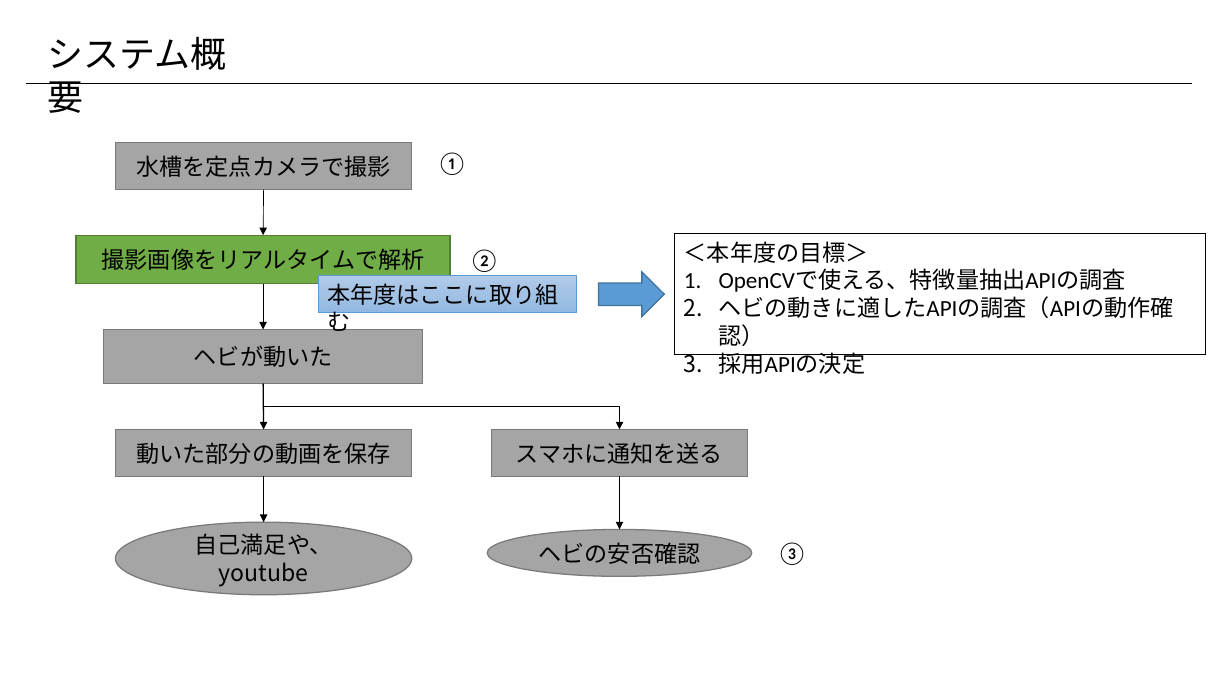
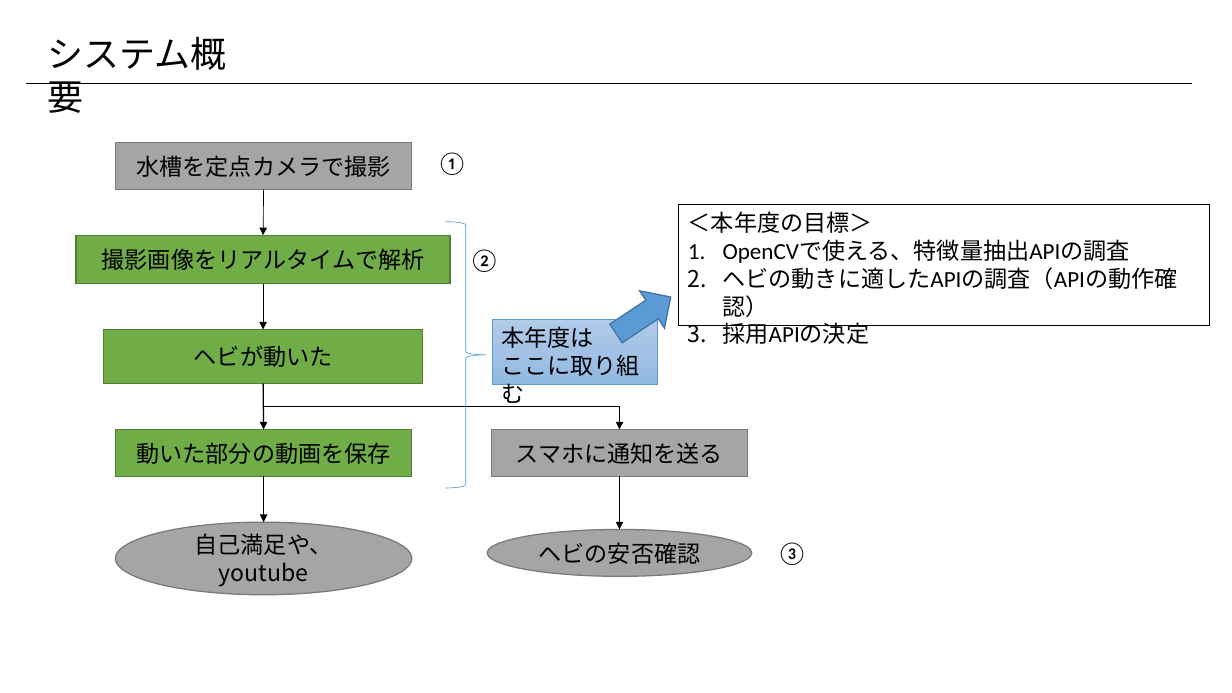
Before and after one commit to akagi132/basilisk, a slide deck: slide 2 of goal.pptx. Drawn at 1232x693 pixels with LibreOffice and Linux fonts; fonts in the diff are those of the drawing. Boxes give left, top, right and bottom in pixels: in the first picture for what was removed or moved away, otherwise in the second. Text is boxed around its words. In the diff, an @@ line names an element or a change of style, - is before the commit and + after.

Commit message:
change pptx

```diff
--- a/goal.pptx
+++ b/goal.pptx
@@ rectangle "＜本年度の目標＞": place and size @@
-rectangle "＜本年度の目標＞" at bbox=[675, 234, 1206, 355]
+rectangle "＜本年度の目標＞" at bbox=[679, 204, 1211, 325]
@@ right brace added at bbox=[445, 222, 486, 488], outline #5B9BD5 0.5 pt @@
@@ right arrow at bbox=[604, 279, 684, 353]: rotation 0 to 326 degrees @@
@@ rectangle "本年度は": place and size @@
-rectangle "本年度は" at bbox=[318, 275, 576, 312]
+rectangle "本年度は" at bbox=[493, 319, 657, 384]
@@ text in rectangle at bbox=[501, 326, 640, 376]: text changed @@
-本年度はここに取り組む
+本年度は
+ここに取り組む
@@ rectangle "ヘビが動いた" at bbox=[104, 330, 422, 384]: fill #A5A5A5 to #70AD47; outline #7A7A7A 1 pt to #538035 1 pt @@
@@ rectangle "動いた部分の動画を保存" at bbox=[116, 430, 412, 477]: fill #A5A5A5 to #70AD47; outline #7A7A7A 1 pt to #538035 1 pt @@
```
